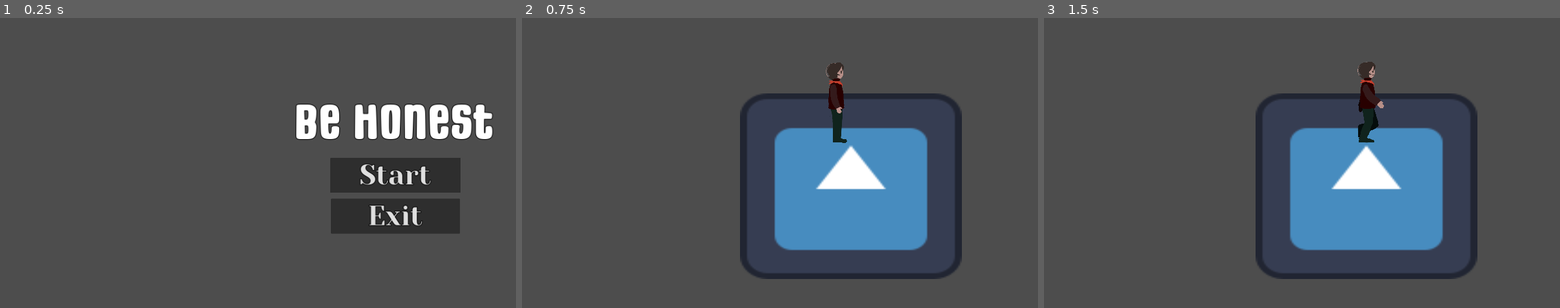
Above: before the commit, frames 1-3 (left to right).
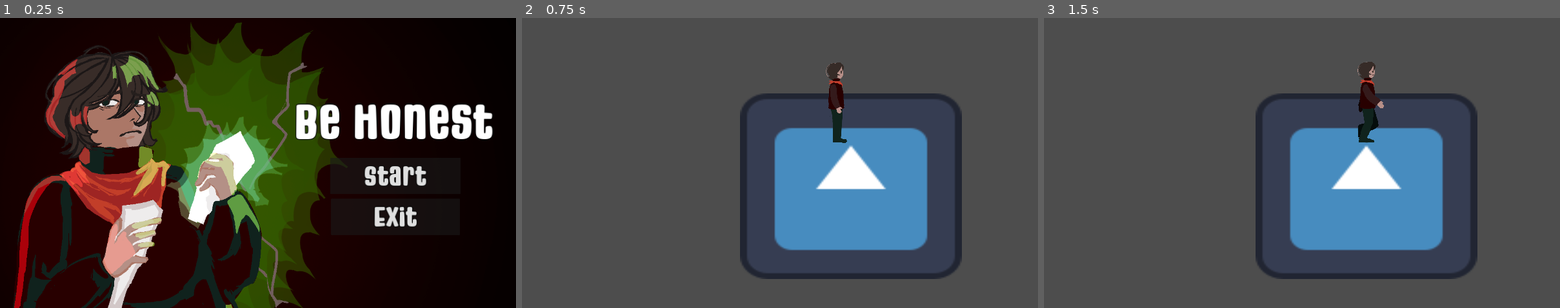
Above: after the commit, the same moments.

Repository: aboba704/Game
Game: Godot game, scene res://MainScene/ MainMenu.tscn
Same seed, same stepped clock (60 frames per second), same inputs: the game is played once before the commit and once after it. The engine's default icon, where the game draws it, is replaced by a stand-in: a white triangle on a blue panel in a dark square.
Inputs:
- Up to frame 1 (0.25 s): no input
- Up to frame 2 (0.75 s): click "Start" at 0.5 s
- Up to frame 3 (1.5 s): tap Enter at 1.25 s; hold D (Right) from 1.28 s (still down)

The runs differ from the first frame. In frame 1, 96% of the frame differs, in the area x 0-100%, y 0-100%; in frame 2, nothing differs; in frame 3, nothing differs.

Commit message:
main menu

Diff:
--- a/MainScene/ MainMenu.tscn
+++ b/MainScene/ MainMenu.tscn
@@ -2,10 +2,15 @@
 
 [ext_resource type="Script" path="res://MainScene/ main_menu.gd" id="1_uo5a1"]
 [ext_resource type="FontFile" uid="uid://dbiepu55fiupv" path="res://art/MightySouly-lxggD.ttf" id="2_vixat"]
-[ext_resource type="FontFile" uid="uid://c6jmx3qxib4ld" path="res://art/YesevaOne-Regular.ttf" id="3_klxd7"]
+[ext_resource type="Texture2D" uid="uid://dswc04vc8krku" path="res://art/menu.PNG" id="4_3dppn"]
 
 [node name="CanvasLayer" type="CanvasLayer"]
 script = ExtResource("1_uo5a1")
+
+[node name="Menu" type="Sprite2D" parent="."]
+position = Vector2(960, 750)
+scale = Vector2(1.5, 1.5)
+texture = ExtResource("4_3dppn")
 
 [node name="TextureRect" type="TextureRect" parent="."]
 offset_right = 1280.0
@@ -59,7 +64,7 @@
 theme_override_constants/h_separation = 10
 theme_override_constants/icon_max_width = 10
 theme_override_constants/align_to_largest_stylebox = 10
-theme_override_fonts/font = ExtResource("3_klxd7")
+theme_override_fonts/font = ExtResource("2_vixat")
 theme_override_font_sizes/font_size = 102
 text = "Start"
 
@@ -73,7 +78,7 @@
 theme_override_constants/h_separation = 10
 theme_override_constants/icon_max_width = 10
 theme_override_constants/align_to_largest_stylebox = 10
-theme_override_fonts/font = ExtResource("3_klxd7")
+theme_override_fonts/font = ExtResource("2_vixat")
 theme_override_font_sizes/font_size = 102
 text = "Exit"
 
--- a/UI/pause_menu.tscn
+++ b/UI/pause_menu.tscn
@@ -8,6 +8,33 @@
 [sub_resource type="ShaderMaterial" id="ShaderMaterial_w0e0k"]
 shader = ExtResource("1_bd4aj")
 shader_parameter/lod = 0.0
+
+[sub_resource type="Animation" id="Animation_w5215"]
+length = 0.001
+tracks/0/type = "value"
+tracks/0/imported = false
+tracks/0/enabled = true
+tracks/0/path = NodePath("ColorRect:material:shader_parameter/lod")
+tracks/0/interp = 1
+tracks/0/loop_wrap = true
+tracks/0/keys = {
+"times": PackedFloat32Array(0),
+"transitions": PackedFloat32Array(1),
+"update": 0,
+"values": [0.0]
+}
+tracks/1/type = "value"
+tracks/1/imported = false
+tracks/1/enabled = true
+tracks/1/path = NodePath("PanelContainer:modulate")
+tracks/1/interp = 1
+tracks/1/loop_wrap = true
+tracks/1/keys = {
+"times": PackedFloat32Array(0),
+"transitions": PackedFloat32Array(1),
+"update": 0,
+"values": [Color(1, 1, 1, 0)]
+}
 
 [sub_resource type="Animation" id="Animation_jwqrn"]
 resource_name = "blur"
@@ -35,33 +62,6 @@
 "transitions": PackedFloat32Array(1, 1),
 "update": 0,
 "values": [Color(1, 1, 1, 0), Color(1, 1, 1, 1)]
-}
-
-[sub_resource type="Animation" id="Animation_w5215"]
-length = 0.001
-tracks/0/type = "value"
-tracks/0/imported = false
-tracks/0/enabled = true
-tracks/0/path = NodePath("ColorRect:material:shader_parameter/lod")
-tracks/0/interp = 1
-tracks/0/loop_wrap = true
-tracks/0/keys = {
-"times": PackedFloat32Array(0),
-"transitions": PackedFloat32Array(1),
-"update": 0,
-"values": [0.0]
-}
-tracks/1/type = "value"
-tracks/1/imported = false
-tracks/1/enabled = true
-tracks/1/path = NodePath("PanelContainer:modulate")
-tracks/1/interp = 1
-tracks/1/loop_wrap = true
-tracks/1/keys = {
-"times": PackedFloat32Array(0),
-"transitions": PackedFloat32Array(1),
-"update": 0,
-"values": [Color(1, 1, 1, 0)]
 }
 
 [sub_resource type="AnimationLibrary" id="AnimationLibrary_soem4"]
Binary file added: art/menu.PNG
Not shown, added: art/menu.PNG.import
